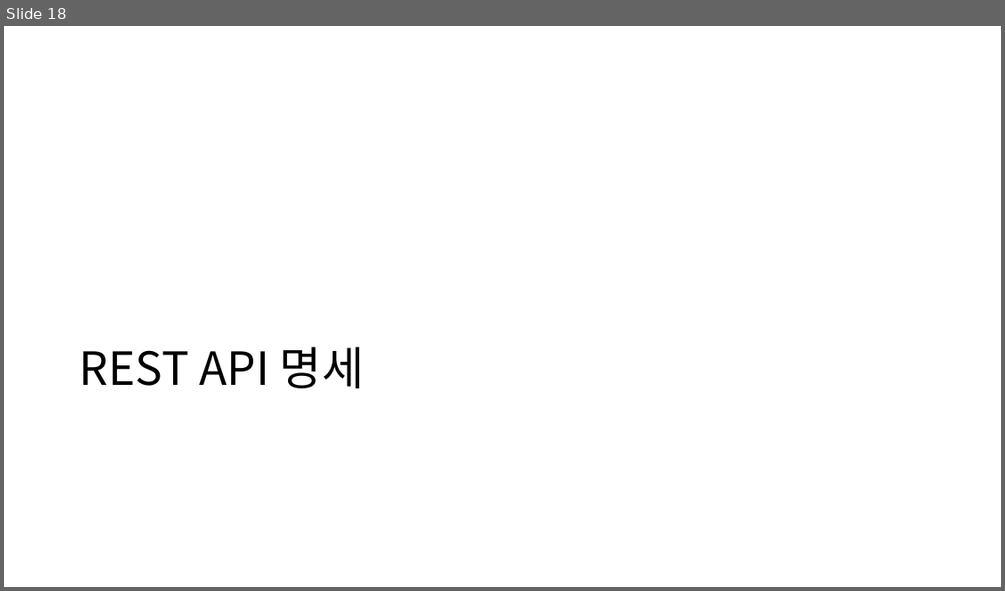
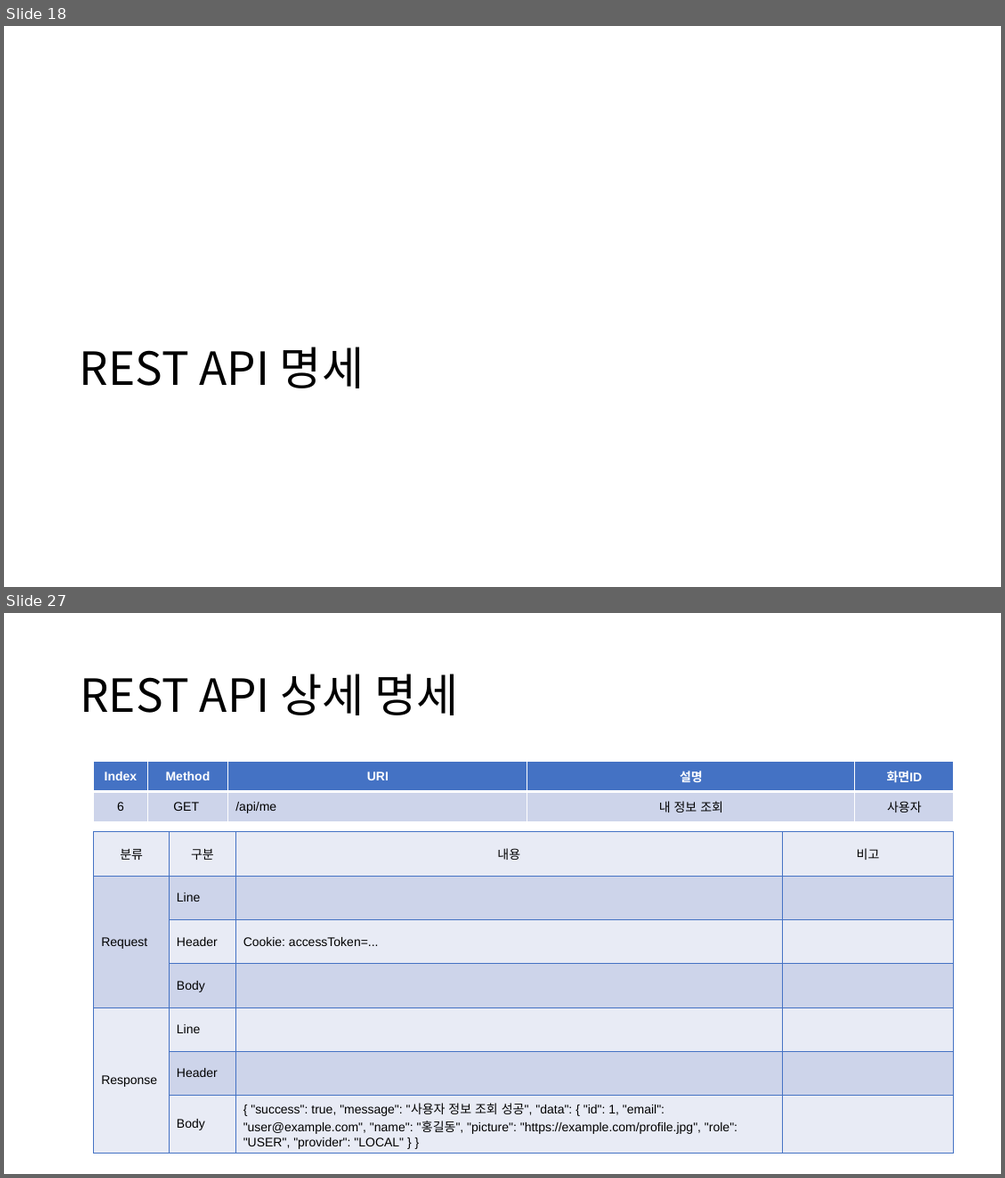
Before and after one commit to kimyuchan-1/MiniProject, a slide deck: 미니프로젝트계획서.pptx. Shown one above the other, each under a label of ours: slide 18 before the commit, slides 18 and 27 after it; the slides between them are not shown. The pictures are 1005x591 and 1005x1178 pixels, drawn with LibreOffice and Linux fonts; fonts in the diff are those of the drawing. Boxes give left, top, right and bottom in pixels: in the first picture for what was removed or moved away, otherwise in the second. Text is boxed around its words. In the diff, an @@ line names an element or a change of style, - is before the commit and + after.

```diff
--- a/미니프로젝트계획서.pptx
+++ b/미니프로젝트계획서.pptx
@@ slide 27 added at [4,613,1001,1174], background #FFFFFF @@
@@ title added at [80,674,458,715], 44 pt, text #000000 @@
+REST API 상세 명세
@@ table added at [94,761,954,821], 2 rows, 5 columns @@
+Index | Method | URI | 설명 | 화면ID
+6 | GET | /api/me | 내 정보 조회 | 사용자
@@ table added at [94,832,954,1152], 7 rows, 4 columns @@
+분류 | 구분 | 내용 | 비고
+Request | Line |  | 
+ | Header | Cookie: accessToken=... | 
+ | Body |  | 
+Response | Line |  | 
+ | Header |  | 
+ | Body | { "success": true, "message": "사용자 정보 조회 성공", "data": { "id": 1, "email": "user@example.com", "name": "홍길동", "picture": "https://example.com/profile.jpg", "role": "USER", "provider": "LOCAL" } } | 
```
Also in this commit, not shown: 4 slides changed, 28 other slides added, 11 other files.
